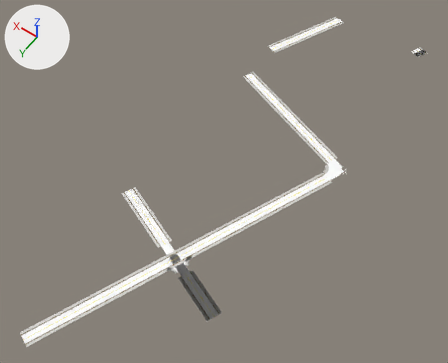
A saved change to the glTF model game/assets/city/roads/roads_-5_-1.gltf.
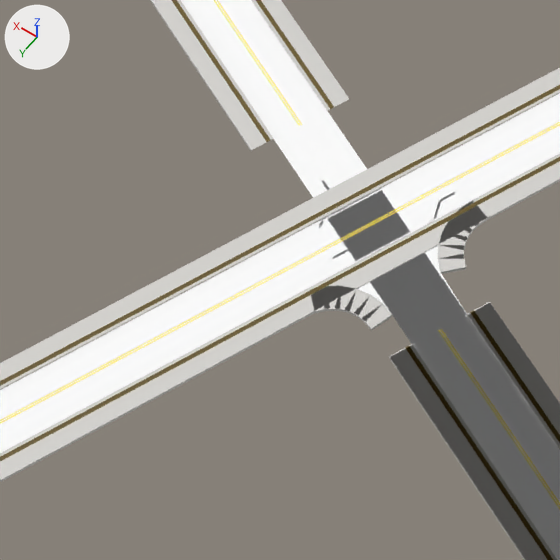
There are two pictures of each version: one whole from a 50 mm lens placed at (-2332.0, 589.0, 475.0), pointed at (-2112.0, 280.0, -11.0), one close up on the part from 27% to 45% of the width and 62% to 85% of the height. Every picture has the same lights, and +X, +Y and +Z are marked at upper left. The first two pictures are the older version. Objects named as collision shapes, trigger or cutter boxes, shadow casters or lower levels of detail are left out. Vertices at exactly the same position are counted once.

In view in the first close-up: 'roads_-5_-1_Road_Tactile_Strip', 'roads_-5_-1_SH_kerb', 'roads_-5_-1_SH_road_marking_white', 'roads_-5_-1_SH_road_marking_yellow', 'roads_-5_-1_SH_sidewalk', 'roads_-5_-1_SH_wet_asphalt'.
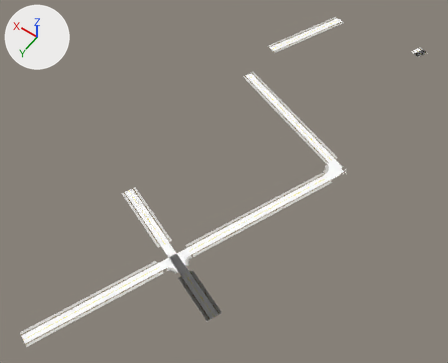
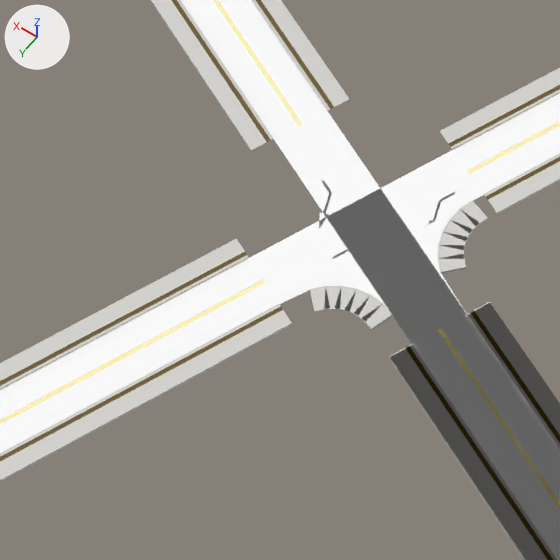
What differs and where, as boxes (x1, y1, x2, y2) in the close-ups (560 x 560 px):
part 1 of me_roads__5__1_road_tactile_strip, deleted
    before: (245, 144, 488, 310)
part 2 of me_roads__5__1_sh_kerb, deleted
    before: (248, 148, 485, 305)
part 3 of me_roads__5__1_sh_road_marking_white, reshaped
    before: (250, 130, 523, 303)
    after: (453, 130, 523, 194)
part 4 of me_roads__5__1_sh_road_marking_yellow, reshaped
    before: (264, 152, 508, 282)
    after: (469, 152, 508, 173)
part 5 of me_roads__5__1_sh_sidewalk, deleted
    before: (236, 131, 497, 325)

The edits, one by one:
me_roads__5__1_road_tactile_strip is used by ob_roads__5__1_road_tactile_strip; location (0.0, 0.0, 0.0).
me_roads__5__1_road_tactile_strip had 532 vertices, 508 faces and spanned x -2200.0..-2043.0, y -6.0..515.0, z 0.0.
me_roads__5__1_road_tactile_strip now has 516 vertices, 488 faces and spans x -2200.0..-2043.0, y -6.0..515.0, z 0.0.
Part 1, on me_roads__5__1_road_tactile_strip:
16 vertices are removed from x -2140.0..-2123.0, y 372.0..393.0, z 0.0.
20 faces are deleted.
me_roads__5__1_sh_kerb is used by ob_roads__5__1_sh_kerb; location (0.0, 0.0, 0.0).
me_roads__5__1_sh_kerb had 912 vertices, 1160 faces and spanned x -2200.0..-2044.0, y -5.0..515.0, z 0.0.
me_roads__5__1_sh_kerb now has 888 vertices, 1120 faces and spans x -2200.0..-2044.0, y -5.0..515.0, z 0.0.
Part 2, on me_roads__5__1_sh_kerb:
24 vertices are removed from x -2139.0..-2124.0, y 373.0..392.0, z 0.0.
40 faces are deleted.
me_roads__5__1_sh_road_marking_white is used by ob_roads__5__1_sh_road_marking_white; location (0.0, 0.0, 0.0).
me_roads__5__1_sh_road_marking_white had 845 vertices, 619 faces and spanned x -2209.0..-2044.0, y -5.0..515.0, z 0.0.
me_roads__5__1_sh_road_marking_white now has 829 vertices, 599 faces and spans x -2209.0..-2044.0, y -5.0..515.0, z 0.0.
Part 3, on me_roads__5__1_sh_road_marking_white:
16 vertices are removed from x -2138.0..-2125.0, y 373.0..392.0, z 0.0.
24 faces are deleted.
4 new faces join them.
me_roads__5__1_sh_road_marking_yellow is used by ob_roads__5__1_sh_road_marking_yellow; location (0.0, 0.0, 0.0).
me_roads__5__1_sh_road_marking_yellow had 532 vertices, 508 faces and spanned x -2196.0..-2048.0, y -2.0..513.0, z 0.0.
me_roads__5__1_sh_road_marking_yellow now has 516 vertices, 488 faces and spans x -2196.0..-2048.0, y -2.0..513.0, z 0.0.
Part 4, on me_roads__5__1_sh_road_marking_yellow:
16 vertices are removed from x -2135.0..-2128.0, y 374.0..391.0, z 0.0.
22 faces are deleted.
2 new faces join them.
me_roads__5__1_sh_sidewalk is used by ob_roads__5__1_sh_sidewalk; location (0.0, 0.0, 0.0).
me_roads__5__1_sh_sidewalk had 942 vertices, 1160 faces and spanned x -2202.0..-2041.0, y -8.0..516.0, z 0.0.
me_roads__5__1_sh_sidewalk now has 918 vertices, 1120 faces and spans x -2202.0..-2041.0, y -8.0..516.0, z 0.0.
Part 5, on me_roads__5__1_sh_sidewalk:
24 vertices are removed from x -2142.0..-2121.0, y 371.0..394.0, z 0.0.
40 faces are deleted.
